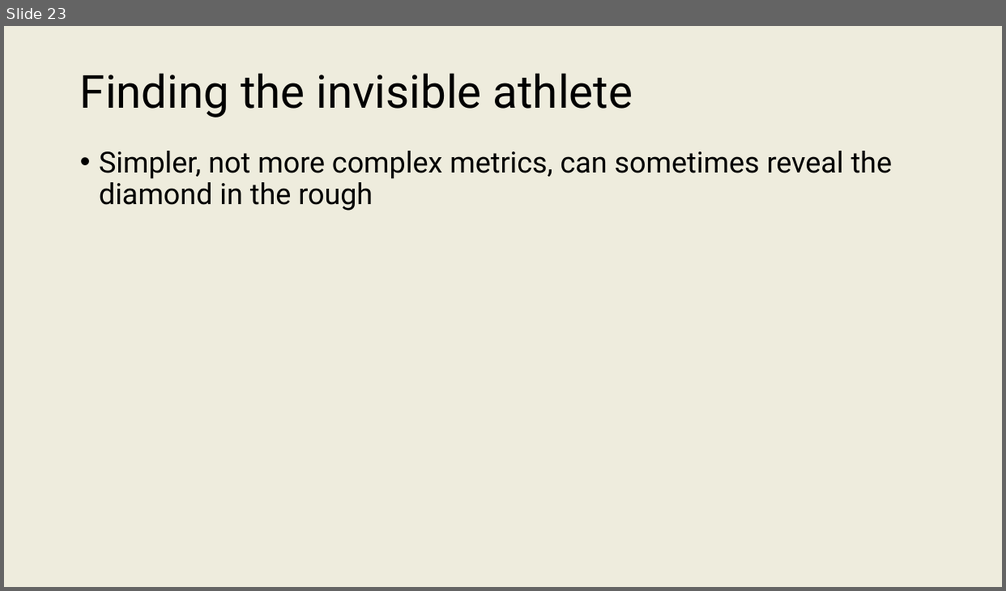
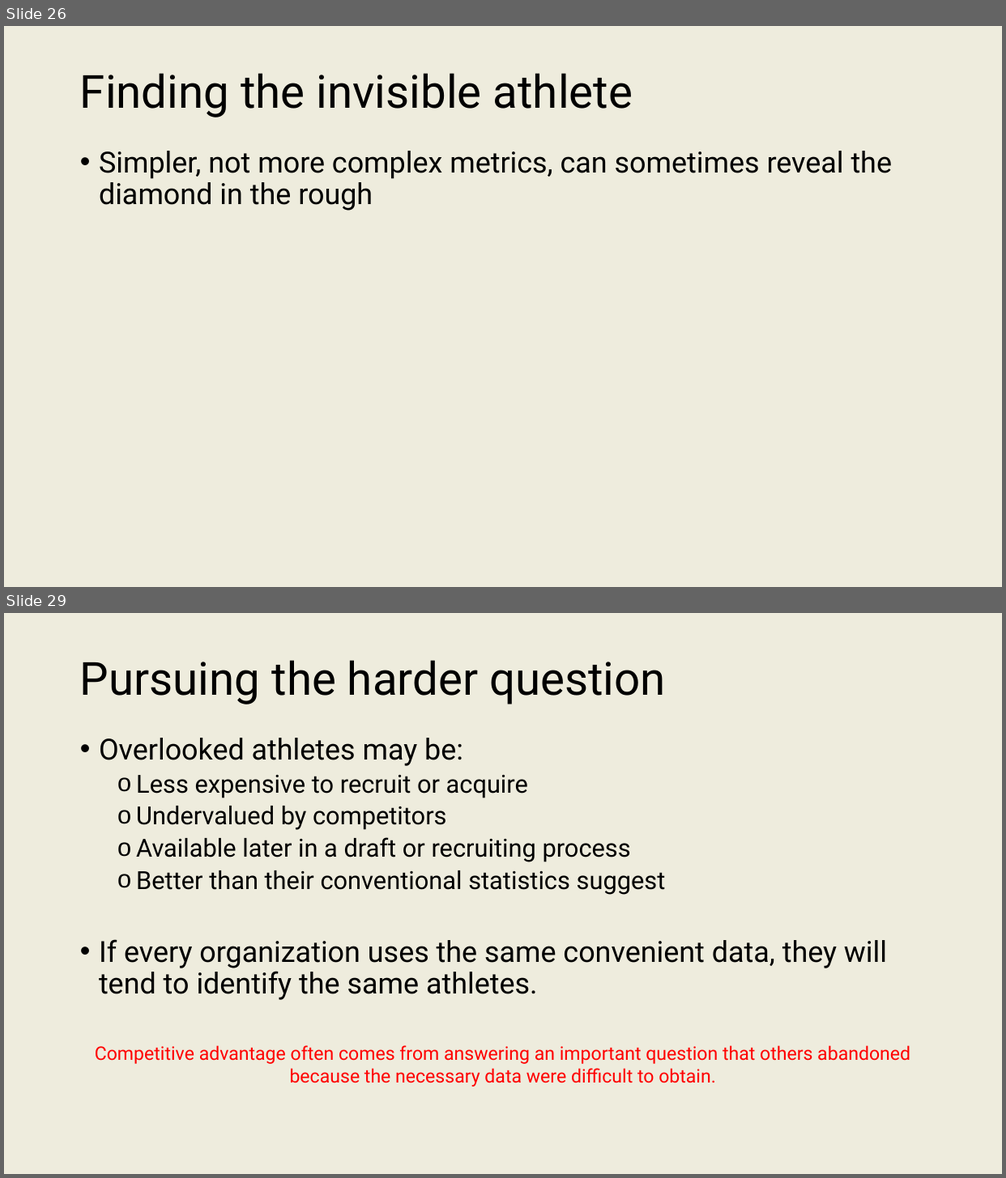
Before and after one commit to onishisaryu/HES-3000-Sports-Data-Analytics, a slide deck: pptx/Lecture5.pptx. Shown one above the other, each under a label of ours: slide 23 before the commit, slides 26 and 29 after it; the slides between them are not shown. The pictures are 1006x591 and 1006x1178 pixels, drawn with LibreOffice and Linux fonts; fonts in the diff are those of the drawing. Boxes give left, top, right and bottom in pixels: in the first picture for what was removed or moved away, otherwise in the second. Text is boxed around its words. In the diff, an @@ line names an element or a change of style, - is before the commit and + after.

```diff
--- a/pptx/Lecture5.pptx
+++ b/pptx/Lecture5.pptx
@@ slide 29 added at <box>4,613,1002,1174</box>, background #EEECDD @@
@@ title added at <box>80,660,666,705</box>, 44 pt, text #000000 @@
+Pursuing the harder question
@@ text added at <box>99,738,887,1000</box>, 24 pt, text #000000 @@
+• Overlooked athletes may be:
+  o Less expensive to recruit or acquire
+  o Undervalued by competitors
+  o Available later in a draft or recruiting process
+  o Better than their conventional statistics suggest
+• If every organization uses the same convenient data, they will tend to identify the same athletes.
@@ text added at <box>95,1046,910,1087</box>, 18 pt, text #FF0000 @@
+Competitive advantage often comes from answering an important question that others abandoned because the necessary data were difficult to obtain.
@@ what was slide 23 is now slide 26 @@
```
Also in this commit, not shown: 10 slides changed, 9 other slides added.
